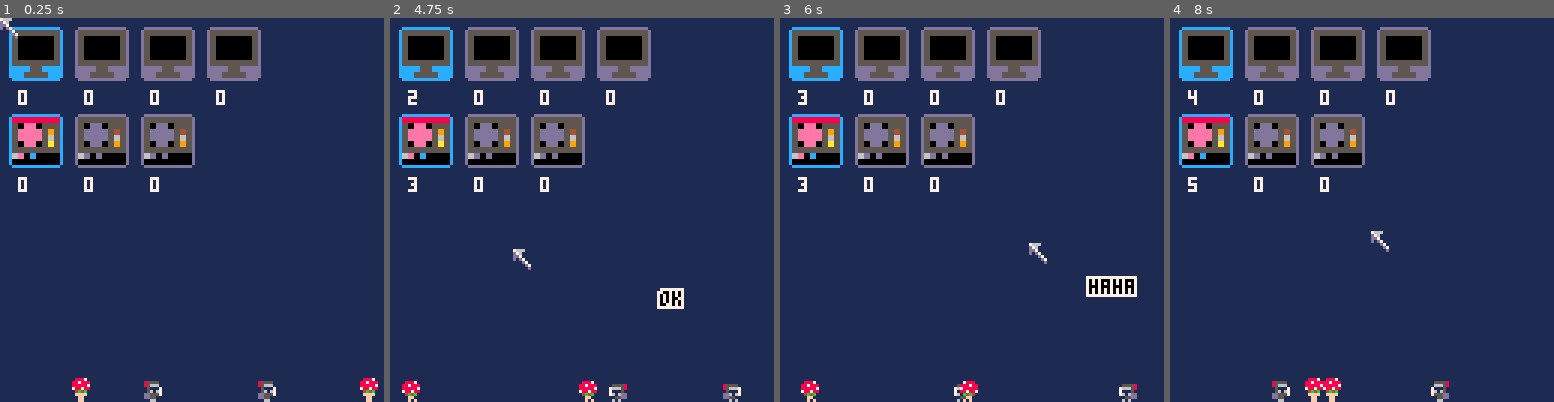
Above: before the commit, frames 1-4 (left to right).
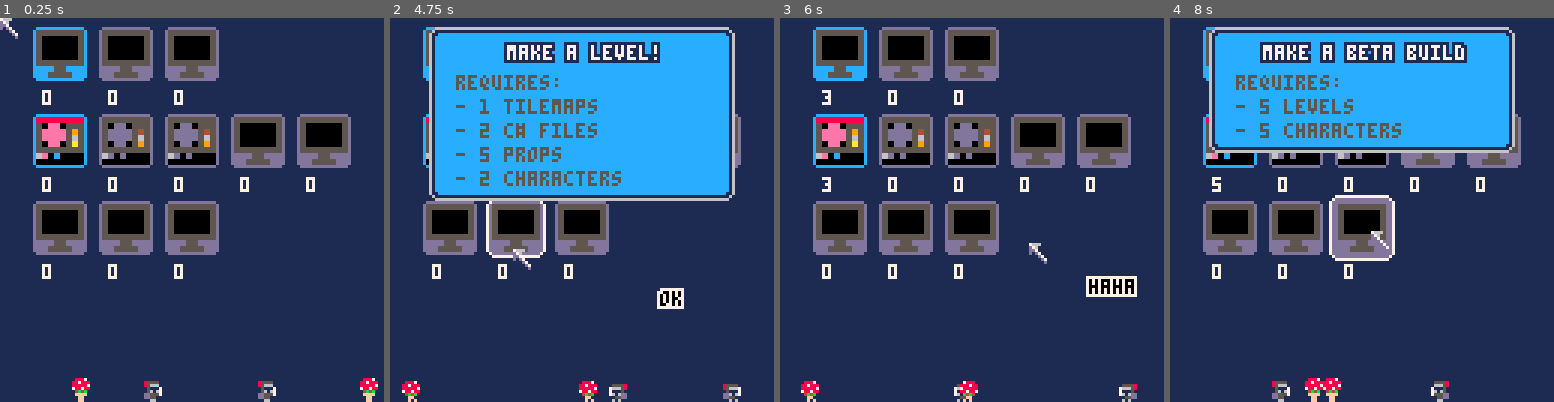
Above: after the commit, the same moments.

Repository: wesen/carts
Game: PICO-8 cartridge games/gamedevgame/gamedevgame.p8
The game is run twice, just before and just after one commit, with the same random seed, the same clock (stepped at 60 frames per second) and the same inputs.
Inputs (mouse positions are in pixels of both pictures, inside the frame that each line leads up to):
- Up to frame 1 (0.25 s): no input
- Up to frame 2 (4.75 s): click (670, 121) at 0.67 s; click (436, 267) at 1.22 s; click (497, 114) at 1.77 s; click (562, 259) at 2.32 s; click (624, 106) at 2.87 s; click (685, 256) at 3.42 s; click (451, 102) at 3.97 s; click (512, 248) at 4.52 s
- Up to frame 3 (6 s): click (964, 94) at 5.07 s; click (1029, 244) at 5.62 s
- Up to frame 4 (8 s): click (1481, 90) at 6.17 s; click (1246, 236) at 6.72 s; click (1308, 83) at 7.27 s; click (1369, 229) at 7.82 s

The runs differ from the first frame. In frame 1, 24% of the frame differs, in the area x 2-92%, y 2-68%; in frame 2, 43%; in frame 3, 24%; in frame 4, 36%.

Commit message:
Add a lot more resources

Diff:
--- a/games/gamedevgame/dialogbox.lua
+++ b/games/gamedevgame/dialogbox.lua
@@ -6,14 +6,18 @@
 glb_dialogbox=cls_dialogbox.init()
 
 function cls_dialogbox:draw()
+ local y=75
  if (not self.visible) return
 
- draw_rounded_rect2(15,75,98,40,12,1,6)
+ if (glb_mouse_y>50) y=5
+ local h=14+(#self.text-1)*8
+
+ draw_rounded_rect2(15,y+0,98,h,12,1,6)
  if #self.text>=1 then
   local txt=self.text[1][2]
-  bstr(txt,64-#txt*2,80,1,7)
+  bstr(txt,64-#txt*2,y+3,1,7)
  end
  for i=2,#self.text do
-  print(self.text[i][2],15+7,75+i*8,self.text[i][1])
+  print(self.text[i][2],15+7,y+i*8-2,self.text[i][1])
  end
 end
--- a/games/gamedevgame/gamedevgame.p8
+++ b/games/gamedevgame/gamedevgame.p8
@@ -572,15 +572,19 @@
 glb_dialogbox=cls_dialogbox.init()
 
 function cls_dialogbox:draw()
+ local y=75
  if (not self.visible) return
 
- draw_rounded_rect2(15,75,98,40,12,1,6)
+ if (glb_mouse_y>50) y=5
+ local h=14+(#self.text-1)*8
+
+ draw_rounded_rect2(15,y+0,98,h,12,1,6)
  if #self.text>=1 then
   local txt=self.text[1][2]
-  bstr(txt,64-#txt*2,80,1,7)
+  bstr(txt,64-#txt*2,y+3,1,7)
  end
  for i=2,#self.text do
-  print(self.text[i][2],15+7,75+i*8,self.text[i][1])
+  print(self.text[i][2],15+7,y+i*8-2,self.text[i][1])
  end
 end
 
@@ -708,7 +712,7 @@
 end
 
 function resource_cls:get_cur_xy()
- local x=self.x*(glb_resource_w+6)+4
+ local x=self.x*(glb_resource_w+6)+12
  local y=self.y*(glb_resource_w+3+10)+4
  return x,y
 end
@@ -826,18 +830,7 @@
  "c# file written"
 )
 
-res_build=resource_cls.init(
- "build",
- "game builds",
- 3,0,
- {csharp_file=10},
- 2,
- -- spr
- 16,
- -- description
- "write a c# file!",
- "game built"
-)
+--
 
 res_pixel=resource_cls.init("pixel",
  "pixels",
@@ -871,6 +864,66 @@
  48,
  "animate a character!",
  "character animated"
+)
+
+res_prop=resource_cls.init("prop",
+ "props",
+ 3,1,
+ {sprite=4,csharp_file=1},
+ 2,
+ -- spr
+ 16,
+ "make a prop!",
+ "prop created"
+)
+
+res_character=resource_cls.init("character",
+ "characters",
+ 4,1,
+ {animation=4,csharp_file=3},
+ 4,
+ -- spr
+ 16,
+ "make a character!",
+ "character created"
+)
+
+res_tilemap=resource_cls.init("tilemap",
+ "tilemaps",
+ 0,2,
+ {sprite=8},
+ 2,
+ -- spr
+ 16,
+ "make a tilemap!",
+ "tilemap created"
+)
+
+---
+
+
+res_level=resource_cls.init("level",
+ "levels",
+ 1,2,
+ {tilemap=1,prop=5,character=2,csharp_file=2},
+ 5,
+ -- spr
+ 16,
+ "make a level!",
+ "level created"
+)
+
+res_build=resource_cls.init(
+ "build",
+ "game builds",
+ 2,2,
+ {level=5,character=5},
+ 2,
+ -- spr
+ 16,
+ -- description
+ "make a beta build",
+ "game built"
 )
 
 cls_worker=class(function(self,duration)
--- a/games/gamedevgame/resource.lua
+++ b/games/gamedevgame/resource.lua
@@ -90,7 +90,7 @@
 end
 
 function resource_cls:get_cur_xy()
- local x=self.x*(glb_resource_w+6)+4
+ local x=self.x*(glb_resource_w+6)+12
  local y=self.y*(glb_resource_w+3+10)+4
  return x,y
 end
--- a/games/gamedevgame/resources.lua
+++ b/games/gamedevgame/resources.lua
@@ -43,18 +43,7 @@
  "c# file written"
 )
 
-res_build=resource_cls.init(
- "build",
- "game builds",
- 3,0,
- {csharp_file=10},
- 2,
- -- spr
- 16,
- -- description
- "write a c# file!",
- "game built"
-)
+--
 
 res_pixel=resource_cls.init("pixel",
  "pixels",
@@ -89,3 +78,63 @@
  "animate a character!",
  "character animated"
 )
+
+res_prop=resource_cls.init("prop",
+ "props",
+ 3,1,
+ {sprite=4,csharp_file=1},
+ 2,
+ -- spr
+ 16,
+ "make a prop!",
+ "prop created"
+)
+
+res_character=resource_cls.init("character",
+ "characters",
+ 4,1,
+ {animation=4,csharp_file=3},
+ 4,
+ -- spr
+ 16,
+ "make a character!",
+ "character created"
+)
+
+res_tilemap=resource_cls.init("tilemap",
+ "tilemaps",
+ 0,2,
+ {sprite=8},
+ 2,
+ -- spr
+ 16,
+ "make a tilemap!",
+ "tilemap created"
+)
+
+---
+
+
+res_level=resource_cls.init("level",
+ "levels",
+ 1,2,
+ {tilemap=1,prop=5,character=2,csharp_file=2},
+ 5,
+ -- spr
+ 16,
+ "make a level!",
+ "level created"
+)
+
+res_build=resource_cls.init(
+ "build",
+ "game builds",
+ 2,2,
+ {level=5,character=5},
+ 2,
+ -- spr
+ 16,
+ -- description
+ "make a beta build",
+ "game built"
+)
